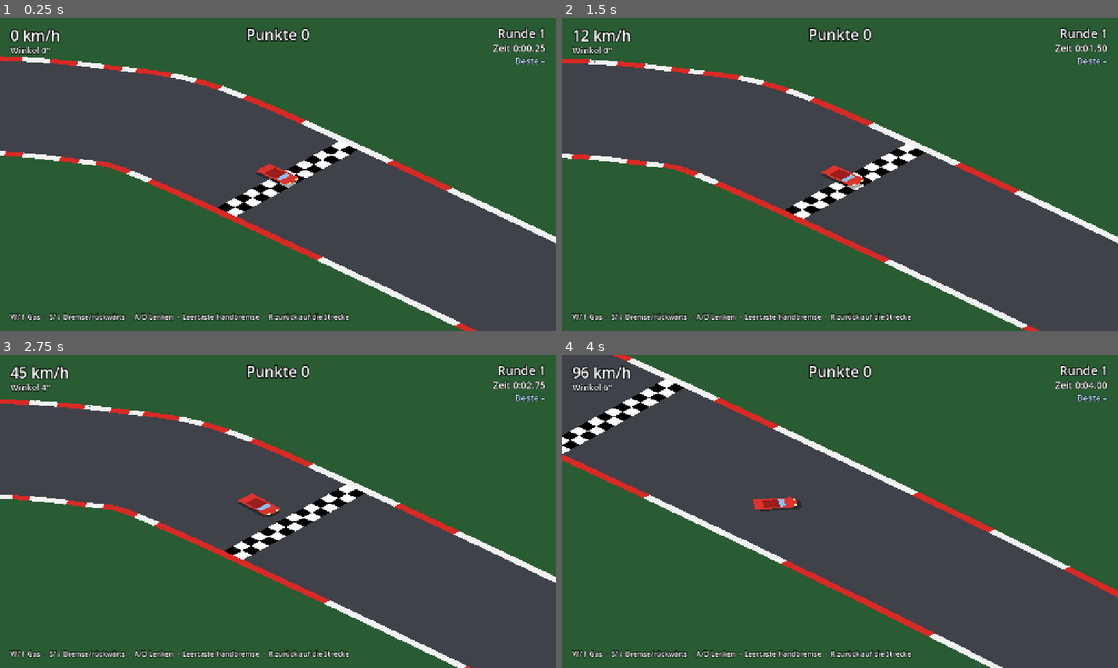
Above: before the commit, frames 1-4 (two rows, left to right).
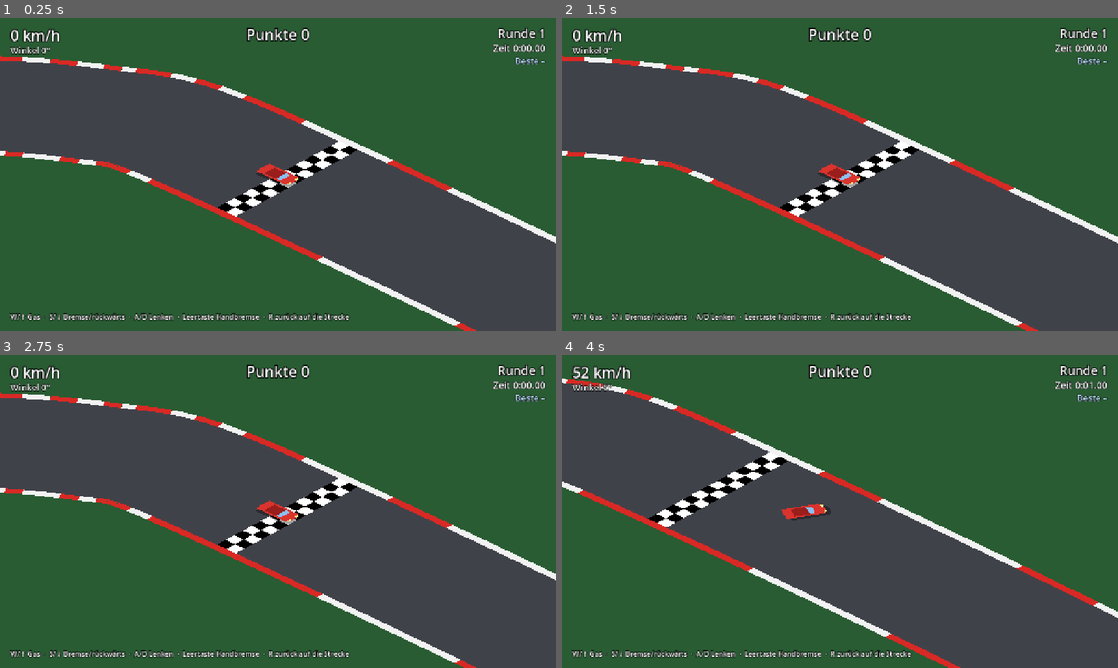
Above: after the commit, the same moments.

Repository: Mayo73/agenthub-backup
Game: Godot game, scene res://scenes/main.tscn
The game is run twice, just before and just after one commit, with the same random seed, the same clock (stepped at 60 frames per second) and the same inputs.
Inputs:
- Up to frame 1 (0.25 s): no input
- Up to frame 2 (1.5 s): tap Enter (neustart) at 0.5, 0.6 s; hold D (rechts) 0.53-1.28 s; hold Down from 1.28 s (still down); tap S (bremse) at 1.35 s
- Up to frame 3 (2.75 s): tap Enter (neustart) at 1.55, 2.3 s; release Down at 2.03 s; hold D (rechts) from 2.03 s (still down); hold W (gas) from 2.03 s (still down)
- Up to frame 4 (4 s): release D (rechts) at 2.78 s; release W (gas) at 2.78 s; hold Up 2.78-3.53 s; tap Space (handbremse) at 2.85 s; tap Enter (neustart) at 3.05, 3.6 s; hold A (links) from 3.53 s (still down)

The runs differ from the first frame. In frame 1, less than 0.1% of the frame differs, in the area x 96-98%, y 8-11%; in frame 2, 2.6%; in frame 3, 7.0%; in frame 4, 19%, in the area x 0-100%, y 0-100%.

Commit message:
T-0011: Rennablauf in main.gd verdrahten
Erstellt vom lokalen Agent (Modell qwen3.5:35b-a3b, Versuch 1 von 3).

Diff:
--- a/scripts/main.gd
+++ b/scripts/main.gd
@@ -13,6 +13,7 @@
 
 var scorer := DriftScorer.new()
 var lap_timer: LapTimer
+var race := RaceState.new()
 
 
 func _ready() -> void:
@@ -23,14 +24,34 @@
 	camera.position = Iso.to_screen(car.physics.position)
 	camera.reset_smoothing()
 	lap_timer = LapTimer.new(track.path.length)
+	lap_timer.lap_completed.connect(_on_lap_completed)
+	car.input_enabled = race.can_drive()
 
 
 func _physics_process(delta: float) -> void:
+	race.update(delta)
+	car.input_enabled = race.can_drive()
 	camera.position = Iso.to_screen(car.physics.position + car.physics.velocity * LOOK_AHEAD)
 	hud.show_car(car.physics)
 
 	var pos: Vector2 = car.physics.position
-	scorer.update(delta, car.physics.slip_angle_deg(), car.physics.speed(), track.path.is_on_track(pos))
-	lap_timer.update(delta, track.path.progress_at(pos))
+	if race.phase == RaceState.Phase.RACING:
+		scorer.update(delta, car.physics.slip_angle_deg(), car.physics.speed(), track.path.is_on_track(pos))
+		lap_timer.update(delta, track.path.progress_at(pos))
 	hud.show_score(scorer)
 	hud.show_laps(lap_timer)
+
+	if race.phase == RaceState.Phase.FINISHED and Input.is_action_just_pressed("neustart"):
+		restart()
+
+
+func _on_lap_completed(_lap_number: int, time: float, _is_best: bool) -> void:
+	race.on_lap(time)
+
+
+func restart() -> void:
+	race.reset()
+	scorer.reset()
+	lap_timer.reset()
+	car.place_at_start()
+	car.input_enabled = race.can_drive()
--- a/tests/test_main_wiring.gd
+++ b/tests/test_main_wiring.gd
@@ -18,3 +18,18 @@
 	check_eq(main.lap_timer.track_length, main.track.path.length, "Rundenlänge = Streckenlänge")
 	check(main.hud.has_method("show_score"), "HUD hat show_score")
 	check(main.hud.has_method("show_laps"), "HUD hat show_laps")
+
+
+func test_rennablauf_ist_verdrahtet() -> void:
+	check(main.race is RaceState, "main.race ist ein RaceState")
+	check(not main.car.input_enabled, "main.car.input_enabled ist falsch (Countdown läuft)")
+	check(main.lap_timer.lap_completed.is_connected(main._on_lap_completed),
+	      "lap_completed ist mit _on_lap_completed verbunden")
+
+	main.race.phase = RaceState.Phase.FINISHED
+	main.scorer.total = 500
+	main.restart()
+
+	check(main.race.phase == RaceState.Phase.COUNTDOWN,
+	      "main.race.phase ist COUNTDOWN nach restart()")
+	check(main.scorer.total == 0, "main.scorer.total ist 0 nach restart()")
